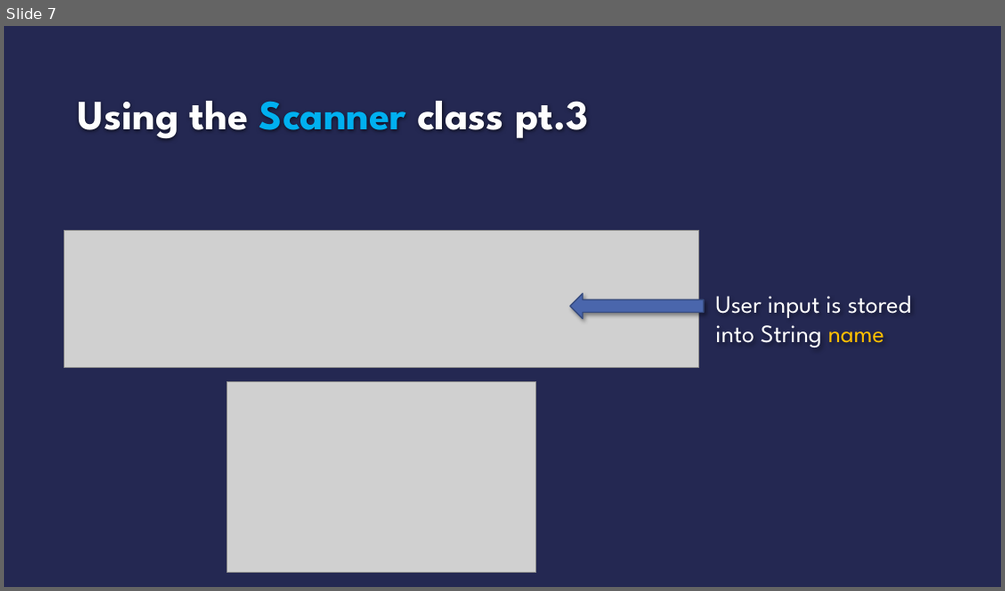
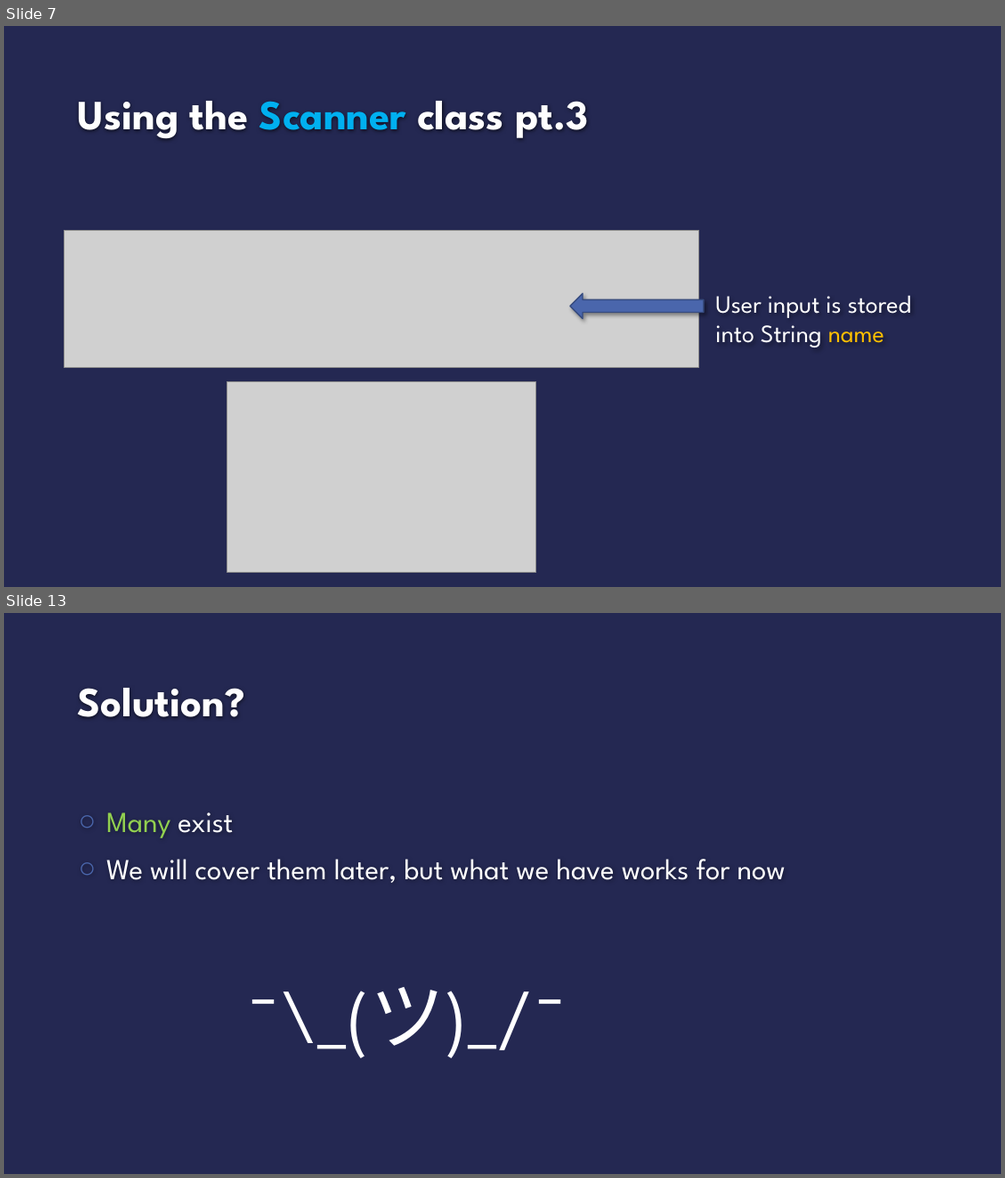
Before and after one commit to msantiago9/Marj, a slide deck: static/ppts/AP4-1.pptx. Shown one above the other, each under a label of ours: slide 7 before the commit, slides 7 and 13 after it; the slides between them are not shown. The pictures are 1005x591 and 1005x1178 pixels, drawn with LibreOffice and Linux fonts; fonts in the diff are those of the drawing; grey boxes stand for pictures; background and template pictures are left out. Boxes give left, top, right and bottom in pixels: in the first picture for what was removed or moved away, otherwise in the second. Text is boxed around its words. In the diff, an @@ line names an element or a change of style, - is before the commit and + after.

```diff
--- a/static/ppts/AP4-1.pptx
+++ b/static/ppts/AP4-1.pptx
@@ slide 13 added at (4, 613, 1001, 1174), background #242852 @@
@@ title added at (78, 688, 245, 717), 40 pt, text #FEFEFE, bold @@
+Solution?
@@ text added at (106, 812, 785, 883), 28 pt, text #FFFFFF @@
+○ Many exist
+○ We will cover them later, but what we have works for now
@@ text added at (246, 987, 568, 1058), 72 pt, text #FFFFFF @@
+¯\_(ツ)_/¯
```
Also in this commit, not shown: 1 slide changed, 5 other slides added, 5 other files.
